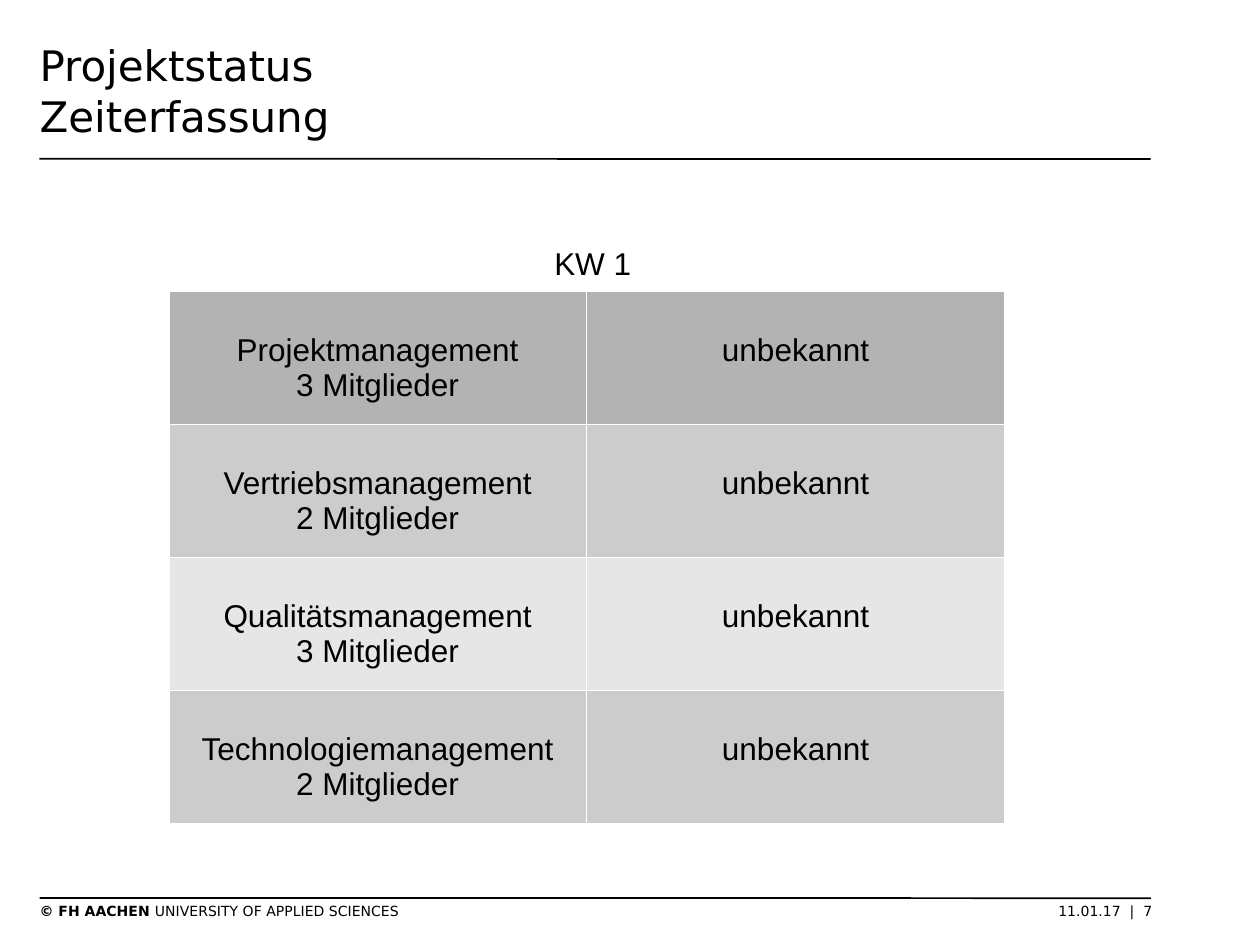
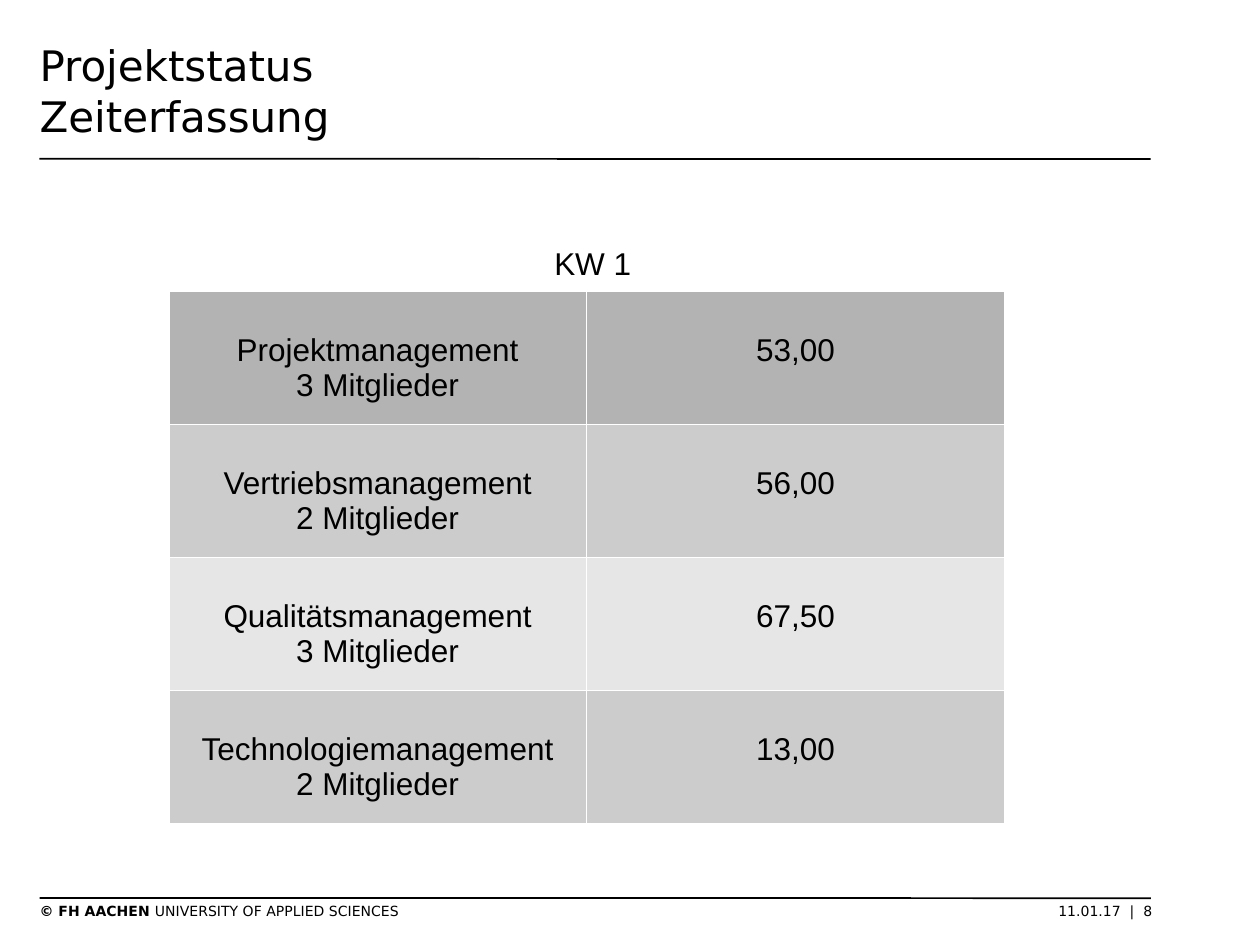
Before and after one commit to thomasgor/swe, a slide deck: slide 8 of Dokumente/Coaching/2017-01-11/2017-01-11 Präsentation Projektmgmt.odp (slide 7 before the commit). Drawn at 1260x945 pixels with LibreOffice and Linux fonts; fonts in the diff are those of the drawing; background and template pictures are left out. Boxes give left, top, right and bottom in pixels: in the first picture for what was removed or moved away, otherwise in the second. Text is boxed around its words. In the diff, an @@ line names an element or a change of style, - is before the commit and + after.

```diff
--- a/Dokumente/Coaching/2017-01-11/2017-01-11 Präsentation Projektmgmt.odp
+++ b/Dokumente/Coaching/2017-01-11/2017-01-11 Präsentation Projektmgmt.odp
@@ table at bbox=[169, 291, 1005, 824] @@
-row 1, column 2: unbekannt
+row 1, column 2: 53,00
-row 2, column 2: unbekannt
+row 2, column 2: 56,00
-row 3, column 2: unbekannt
+row 3, column 2: 67,50
-row 4, column 2: unbekannt
+row 4, column 2: 13,00
@@ text at bbox=[58, 905, 1152, 917]: text changed @@
-© FH AACHEN UNIVERSITY OF APPLIED SCIENCES 11.01.17 | 7
+© FH AACHEN UNIVERSITY OF APPLIED SCIENCES 11.01.17 | 8
```
Also in this commit, not shown: 2 slides added, 1 slide removed.
